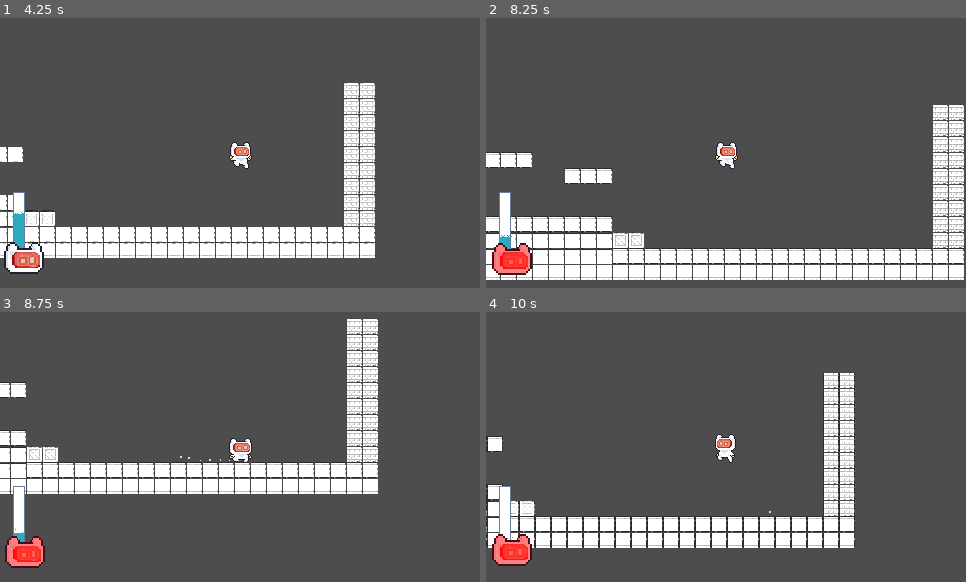
Above: before the commit, frames 1-4 (two rows, left to right).
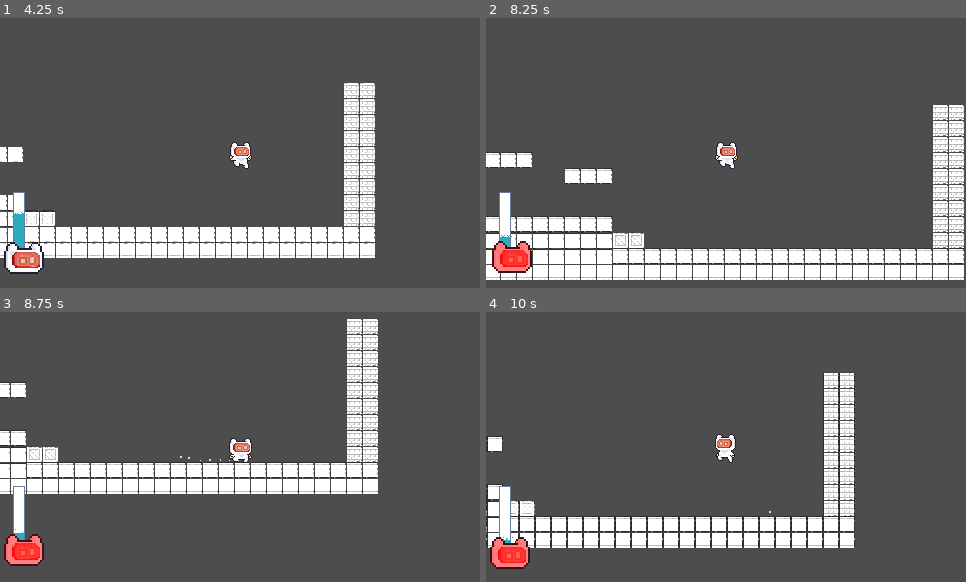
Above: after the commit, the same moments.

Repository: Naathan404/UITxVNG-Group08-NaNaNaNa
Game: Godot game, scene res://scenes/levels/level_test.tscn
Same seed, same stepped clock (60 frames per second), same inputs: the game is played once before the commit and once after it.
Inputs:
- Up to frame 1 (4.25 s): hold K (mask_blue) 0.53-1.28 s; hold D (right) 0.53-2.03 s; tap Space (jump) at 0.77, 1.52, 3.02, 3.77 s; tap J (mask_red) at 0.8, 1.35 s; tap K (mask_blue) at 1.55, 2.85 s; hold A (left) 2.03-2.78 s; hold J (mask_red) 2.03-2.78 s; tap Shift (dash) at 2.1 s; hold D (right) from 2.78 s (still down); hold J (mask_red) from 3.53 s (still down)
- Up to frame 2 (8.25 s): release D (right) at 4.28 s; release J (mask_red) at 4.28 s; hold A (left) 4.28-5.03 s; tap L (unmask) at 4.35 s; tap Space (jump) at 4.52, 6.02, 6.77, 7.52 s; tap K (mask_blue) at 4.55, 6.05, 7.35 s; hold D (right) 5.03-5.78 s; hold K (mask_blue) 5.03-5.78 s; tap J (mask_red) at 5.3, 5.85 s; hold A (left) 5.78-7.28 s; hold J (mask_red) 6.53-7.28 s; tap Shift (dash) at 6.6 s; hold D (right) from 7.28 s (still down); hold J (mask_red) from 8.03 s (still down)
- Up to frame 3 (8.75 s): keep holding D (right); keep holding J (mask_red)
- Up to frame 4 (10 s): release J (mask_red) at 8.78 s; tap L (unmask) at 8.85 s; tap Space (jump) at 9.02, 9.77 s; tap K (mask_blue) at 9.05 s; release D (right) at 9.53 s; hold A (left) from 9.53 s (still down); hold K (mask_blue) from 9.53 s (still down); tap J (mask_red) at 9.8 s

Frame 1 is identical in both runs. In frame 2, 0.4% of the frame differs, in the area x 1-10%, y 82-96%; in frame 3, 0.5%; in frame 4, 0.7%, in the area x 0-10%, y 82-96%.

Commit message:
refactor: move game ui logic from scene player to scene game_ui

Diff:
--- /dev/null
+++ b/scenes/player/game_ui.tscn
@@ -0,0 +1,57 @@
+[gd_scene format=3 uid="uid://kojv1ur7jv44"]
+
+[ext_resource type="Script" uid="uid://daeksf1du5ct8" path="res://scripts/ui/game_ui.gd" id="1_cgn3u"]
+[ext_resource type="Texture2D" uid="uid://1axhrtb88p5n" path="res://assets/sprites/ui/avatar_react/none_mask.png" id="1_pnnm1"]
+
+[sub_resource type="StyleBoxFlat" id="StyleBoxFlat_3j4b4"]
+bg_color = Color(1.353256, 1.353256, 1.353256, 1)
+border_width_left = 1
+border_width_top = 1
+border_width_right = 1
+border_width_bottom = 1
+border_color = Color(0.41277742, 0.4811423, 0.61885554, 1)
+corner_detail = 1
+
+[sub_resource type="StyleBoxFlat" id="StyleBoxFlat_yj68g"]
+bg_color = Color(0.17176849, 0.6701913, 0.7460605, 1)
+border_width_left = 1
+border_width_top = 1
+border_width_right = 1
+border_width_bottom = 1
+border_color = Color(0.8001019, 0.8001019, 0.8001019, 0)
+corner_detail = 1
+
+[node name="CanvasLayer" type="CanvasLayer" unique_id=220659911]
+script = ExtResource("1_cgn3u")
+
+[node name="OxygenBar" type="ProgressBar" parent="." unique_id=1043581057]
+offset_left = 13.0
+offset_top = 174.0
+offset_right = 25.0
+offset_bottom = 234.0
+theme_override_styles/background = SubResource("StyleBoxFlat_3j4b4")
+theme_override_styles/fill = SubResource("StyleBoxFlat_yj68g")
+step = 1.0
+value = 49.0
+fill_mode = 3
+show_percentage = false
+
+[node name="OxygenRanOutParticles" type="CPUParticles2D" parent="OxygenBar" unique_id=1948184816]
+position = Vector2(6, 1)
+amount = 12
+lifetime = 0.3
+speed_scale = 1.5
+local_coords = true
+emission_shape = 3
+emission_rect_extents = Vector2(6, 1)
+spread = 180.0
+gravity = Vector2(0, -50)
+initial_velocity_max = 20.0
+color = Color(0.17254902, 0.67058825, 0.74509805, 1)
+
+[node name="AvatarReact" type="TextureRect" parent="." unique_id=18979545]
+offset_left = -7.0
+offset_top = 211.0
+offset_right = 53.0
+offset_bottom = 271.0
+texture = ExtResource("1_pnnm1")
--- a/scenes/player/player.tscn
+++ b/scenes/player/player.tscn
@@ -21,7 +21,7 @@
 [ext_resource type="Texture2D" uid="uid://d05p77wttlj3q" path="res://assets/sprites/characters/Run_Red.png" id="11_8ydkj"]
 [ext_resource type="Texture2D" uid="uid://fykkxy5k8w36" path="res://assets/sprites/characters/Run_Blue.png" id="12_8ydkj"]
 [ext_resource type="Texture2D" uid="uid://larvvjwy1qvq" path="res://assets/sprites/characters/Jump_Blue.png" id="12_ioxgp"]
-[ext_resource type="Texture2D" uid="uid://1axhrtb88p5n" path="res://assets/sprites/ui/avatar_react/none_mask.png" id="22_yj68g"]
+[ext_resource type="PackedScene" uid="uid://kojv1ur7jv44" path="res://scenes/player/game_ui.tscn" id="22_yj68g"]
 
 [sub_resource type="AtlasTexture" id="AtlasTexture_j4nxn"]
 atlas = ExtResource("2_je7p5")
@@ -653,24 +653,6 @@
 [sub_resource type="Curve" id="Curve_3j4b4"]
 _data = [Vector2(0, 1), 0.0, 0.0, 0, 0, Vector2(0.8146893, 0.61979115), -2.5671694, -2.5671694, 0, 0, Vector2(1, 0.0094558), 0.0, 0.0, 0, 0]
 point_count = 3
-
-[sub_resource type="StyleBoxFlat" id="StyleBoxFlat_3j4b4"]
-bg_color = Color(1.353256, 1.353256, 1.353256, 1)
-border_width_left = 1
-border_width_top = 1
-border_width_right = 1
-border_width_bottom = 1
-border_color = Color(0.41277742, 0.4811423, 0.61885554, 1)
-corner_detail = 1
-
-[sub_resource type="StyleBoxFlat" id="StyleBoxFlat_yj68g"]
-bg_color = Color(0.17176849, 0.6701913, 0.7460605, 1)
-border_width_left = 1
-border_width_top = 1
-border_width_right = 1
-border_width_bottom = 1
-border_color = Color(0.8001019, 0.8001019, 0.8001019, 0)
-corner_detail = 1
 
 [node name="Player" type="CharacterBody2D" unique_id=65356844]
 script = ExtResource("1_p47bc")
@@ -747,36 +729,4 @@
 scale_amount_curve = SubResource("Curve_3j4b4")
 color = Color(1, 1, 1, 0.8)
 
-[node name="CanvasLayer" type="CanvasLayer" parent="." unique_id=1225677787]
-
-[node name="OxygenBar" type="ProgressBar" parent="CanvasLayer" unique_id=1024135536]
-offset_left = 13.0
-offset_top = 174.0
-offset_right = 25.0
-offset_bottom = 234.0
-theme_override_styles/background = SubResource("StyleBoxFlat_3j4b4")
-theme_override_styles/fill = SubResource("StyleBoxFlat_yj68g")
-step = 1.0
-value = 49.0
-fill_mode = 3
-show_percentage = false
-
-[node name="OxygenRanOutParticles" type="CPUParticles2D" parent="CanvasLayer/OxygenBar" unique_id=870825861]
-position = Vector2(6, 1)
-amount = 12
-lifetime = 0.3
-speed_scale = 1.5
-local_coords = true
-emission_shape = 3
-emission_rect_extents = Vector2(6, 1)
-spread = 180.0
-gravity = Vector2(0, -50)
-initial_velocity_max = 20.0
-color = Color(0.17254902, 0.67058825, 0.74509805, 1)
-
-[node name="AvatarReact" type="TextureRect" parent="CanvasLayer" unique_id=188069317]
-offset_left = -7.0
-offset_top = 211.0
-offset_right = 53.0
-offset_bottom = 271.0
-texture = ExtResource("22_yj68g")
+[node name="CanvasLayer" parent="." unique_id=220659911 instance=ExtResource("22_yj68g")]
--- a/scripts/player/player.gd
+++ b/scripts/player/player.gd
@@ -9,17 +9,7 @@
 enum MaskType { NONE, RED, BLUE }
 @export var mask_type: MaskType = MaskType.NONE
 
-### UI for Mask
-@onready var oxygen_bar: ProgressBar = $CanvasLayer/OxygenBar
-@onready var avatar_react: TextureRect = $CanvasLayer/AvatarReact
-@onready var oxygen_particle: CPUParticles2D = $CanvasLayer/OxygenBar/OxygenRanOutParticles
-const AVATAR_NONE = preload("res://assets/sprites/ui/avatar_react/none_mask.png")
-const AVATAR_RED = preload("res://assets/sprites/ui/avatar_react/mask_red.png")
-const AVATAR_BLUE = preload("res://assets/sprites/ui/avatar_react/mask_blue.png")
-
-# avatar shake setting
-@export var shake_strenght: float = 3.0
-var avatar_original_position: Vector2
+@onready var game_ui: GameUI = $CanvasLayer
 
 func _ready() -> void:
 	fsm = FSM.new(self, $States, $States/Idle)
@@ -28,14 +18,9 @@
 	current_oxygen = max_oxygen
 	mask_type = MaskType.NONE
 
-	# ui mặt nạ và thanh oxygen bar
-	oxygen_bar.max_value = max_oxygen
-	oxygen_bar.value = current_oxygen
-	avatar_react.texture = AVATAR_NONE
-
-	# game juice
-	oxygen_particle.emitting = false
-	avatar_original_position = avatar_react.position
+	# gọi game_ui thiết lập ảnh ban đầu
+	if game_ui:
+		game_ui.update_avatar_texture(mask_type)
 
 	super._ready()
 
@@ -44,30 +29,13 @@
 		var multiplier: float = 1.0
 		current_oxygen -= decrease_oxygen_rate * multiplier * delta
 		current_oxygen = clamp(current_oxygen, 0.0, max_oxygen)
-		oxygen_bar.value = current_oxygen
 
-		# particle cho oxygen
-		oxygen_particle.emitting = true
-		var ratio = current_oxygen / max_oxygen
-		var bar_height = oxygen_bar.size.y
+		if current_oxygen <= 0.0:
+			_on_oxygen_ran_out()
 
-		oxygen_particle.position.y = bar_height - bar_height * ratio
-		oxygen_particle.position.x = oxygen_bar.size.x / 2
-
-	# nếu oxy tuột dưới 25% thì báo đỏ
-	if current_oxygen < max_oxygen * 0.25:
-		if(mask_type == MaskType.RED):
-			avatar_react.modulate = Color(2.0, 0.5, 0.5)
-		elif(mask_type == MaskType.BLUE):
-			avatar_react.modulate = Color(0.5, 0.5, 2.0)
-		elif(mask_type == MaskType.NONE):
-			avatar_react.modulate = Color(1.0, 1.0, 1.0)
-		_shake_avatar(delta)
-	else:
-		avatar_react.modulate = Color(1.0, 1.0, 1.0)
-
-	if current_oxygen <= 0.0:
-		_on_oxygen_ran_out()
+	# gọi game_ui cập nhật giao diện liên tục
+	if game_ui:
+		game_ui.update_ui(current_oxygen, max_oxygen, mask_type)
 
 ### Hàm xử lý input
 func _input(event: InputEvent) -> void:
@@ -87,18 +55,21 @@
 func _on_mask_change(mask: MaskType) -> bool:
 	if mask_type == mask: return false
 	mask_type = mask
-	if mask == MaskType.NONE: avatar_react.texture = AVATAR_NONE
-	elif mask == MaskType.BLUE: avatar_react.texture = AVATAR_BLUE
-	elif mask == MaskType.RED: avatar_react.texture = AVATAR_RED
+
+	# gọi game_ui đổi texture cho avatar
+	if game_ui:
+		game_ui.update_avatar_texture(mask_type)
+
 	print("Đổi sang mặt nạ ", mask_type)
-	fsm.current_state._enter()
+
+	if fsm and fsm.current_state:
+		fsm.current_state._enter()
 	return true
 
 # Hàm hồi Oxy khi nhặt được bình
 func refill_oxygen(amount: float) -> void:
 	current_oxygen += amount
 	current_oxygen = clamp(current_oxygen, 0.0, max_oxygen)
-	oxygen_bar.value = current_oxygen
 	print("Đã hồi ", amount, " oxy!")
 
 # Xử lý khi hết sạch oxy
@@ -106,11 +77,3 @@
 	print("Hết oxy! Game Over!")
 	# Tạm thời reset lại màn
 	get_tree().reload_current_scene()
-
-# rung cái avatar
-func _shake_avatar(_delta: float) -> void:
-	var random_x = randf_range(-shake_strenght, shake_strenght)
-	var random_y = randf_range(-shake_strenght, shake_strenght)
-
-	# Cộng dồn độ lệch ngẫu nhiên vào vị trí gốc
-	avatar_react.position = avatar_original_position + Vector2(random_x, random_y)
--- /dev/null
+++ b/scripts/ui/game_ui.gd
@@ -0,0 +1,69 @@
+extends CanvasLayer
+class_name GameUI
+
+@onready var oxygen_bar: ProgressBar = $OxygenBar
+@onready var avatar_react: TextureRect = $AvatarReact
+@onready var oxygen_particle: CPUParticles2D = $OxygenBar/OxygenRanOutParticles
+
+const AVATAR_NONE = preload("res://assets/sprites/ui/avatar_react/none_mask.png")
+const AVATAR_RED = preload("res://assets/sprites/ui/avatar_react/mask_red.png")
+const AVATAR_BLUE = preload("res://assets/sprites/ui/avatar_react/mask_blue.png")
+
+# avatar shake setting
+@export var shake_strenght: float = 2.0
+var avatar_original_position: Vector2
+
+func _ready() -> void:
+	oxygen_particle.emitting = false
+	call_deferred("_save_original_position")
+
+func _save_original_position() -> void:
+	avatar_original_position = avatar_react.position
+
+#  Player gọi hàm này liên tục mỗi khung hình
+func update_ui(current_oxygen: float, max_oxygen: float, mask_type: int) -> void:
+	oxygen_bar.max_value = max_oxygen
+	oxygen_bar.value = current_oxygen
+
+	if mask_type != 0: # != MaskType.NONE
+
+		# particle cho oxygen
+		oxygen_particle.emitting = true
+		var ratio = current_oxygen / max_oxygen
+		var bar_height = oxygen_bar.size.y
+
+		oxygen_particle.position.y = bar_height - bar_height * ratio
+		oxygen_particle.position.x = oxygen_bar.size.x / 2
+	else:
+		oxygen_particle.emitting = false
+
+
+	### Xử lý thanh oxygen và avatar
+	# nếu oxy tuột dưới 25% thì báo đỏ
+	if current_oxygen < max_oxygen * 0.25:
+		if(mask_type == 1): # MaskType.RED
+			avatar_react.modulate = Color(2.0, 0.5, 0.5)
+		elif(mask_type == 2): # MaskType.BLUE
+			avatar_react.modulate = Color(0.5, 0.5, 2.0)
+		elif(mask_type == 0):
+			avatar_react.modulate = Color(1.0, 1.0, 1.0)
+		_shake_avatar()
+	else:
+		avatar_react.modulate = Color(1.0, 1.0, 1.0)
+		avatar_react.position = avatar_original_position
+
+
+
+
+# Hàm đổi avatar rect
+func update_avatar_texture(mask_type: int) -> void:
+	if mask_type == 0: avatar_react.texture = AVATAR_NONE
+	elif mask_type == 1: avatar_react.texture = AVATAR_RED
+	elif mask_type == 2: avatar_react.texture = AVATAR_BLUE
+
+# rung cái avatar
+func _shake_avatar() -> void:
+	var random_x = randf_range(-shake_strenght, shake_strenght)
+	var random_y = randf_range(-shake_strenght, shake_strenght)
+	# Cộng dồn độ lệch ngẫu nhiên vào vị trí gốc
+	avatar_react.position = avatar_original_position + Vector2(random_x, random_y)
Not shown, added: scripts/ui/game_ui.gd.uid
